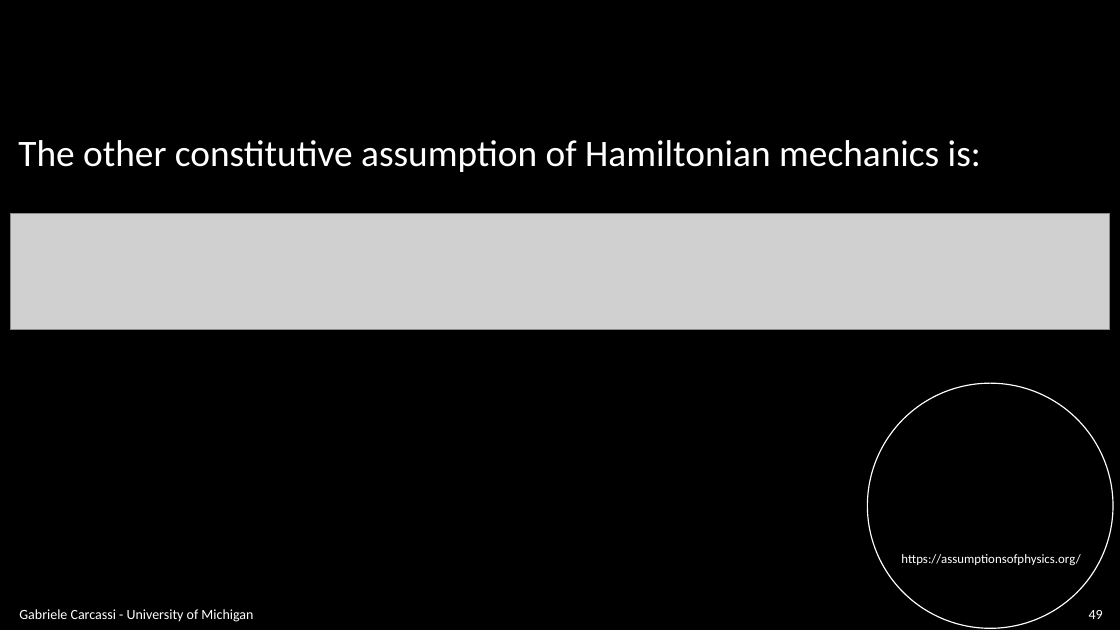
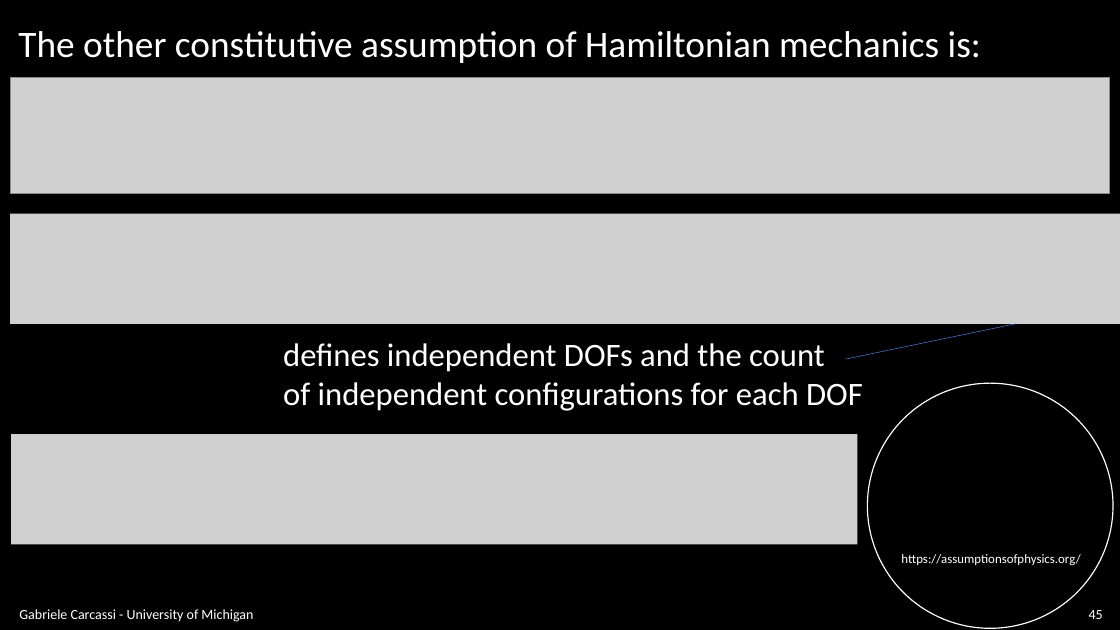
Before and after one commit to assumptionsofphysics/slides, a slide deck: slide 45 of BookCompanions-v2/RP-Class-4.pptx (slide 49 before the commit). Drawn at 1120x630 pixels with LibreOffice and Linux fonts; fonts in the diff are those of the drawing; grey boxes stand for pictures; background and template pictures are left out. Boxes give left, top, right and bottom in pixels: in the first picture for what was removed or moved away, otherwise in the second. Text is boxed around its words. In the diff, an @@ line names an element or a change of style, - is before the commit and + after.

```diff
--- a/BookCompanions-v2/RP-Class-4.pptx
+++ b/BookCompanions-v2/RP-Class-4.pptx
@@ text "The other constitutive assumption of ...": place and size @@
-text "The other constitutive assumption of ..." at box(18, 140, 981, 172)
+text "The other constitutive assumption of ..." at box(18, 31, 981, 63)
@@ picture: place and size @@
-picture at box(10, 213, 1110, 329)
+picture at box(10, 77, 1110, 193)
@@ picture added at box(10, 213, 1120, 323) @@
@@ line added from (845, 360) to (1016, 324), #4472C4 0.5 pt @@
@@ text added at box(283, 343, 863, 411), 28 pt, text #FFFFFF @@
+defines independent DOFs and the count
+of independent configurations for each DOF
@@ picture added at box(11, 434, 858, 544) @@
@@ page number at box(1089, 610, 1103, 619): text changed @@
-49
+45
```
Also in this commit, not shown: 19 other slides changed, 10 slides added, 4 slides removed.
